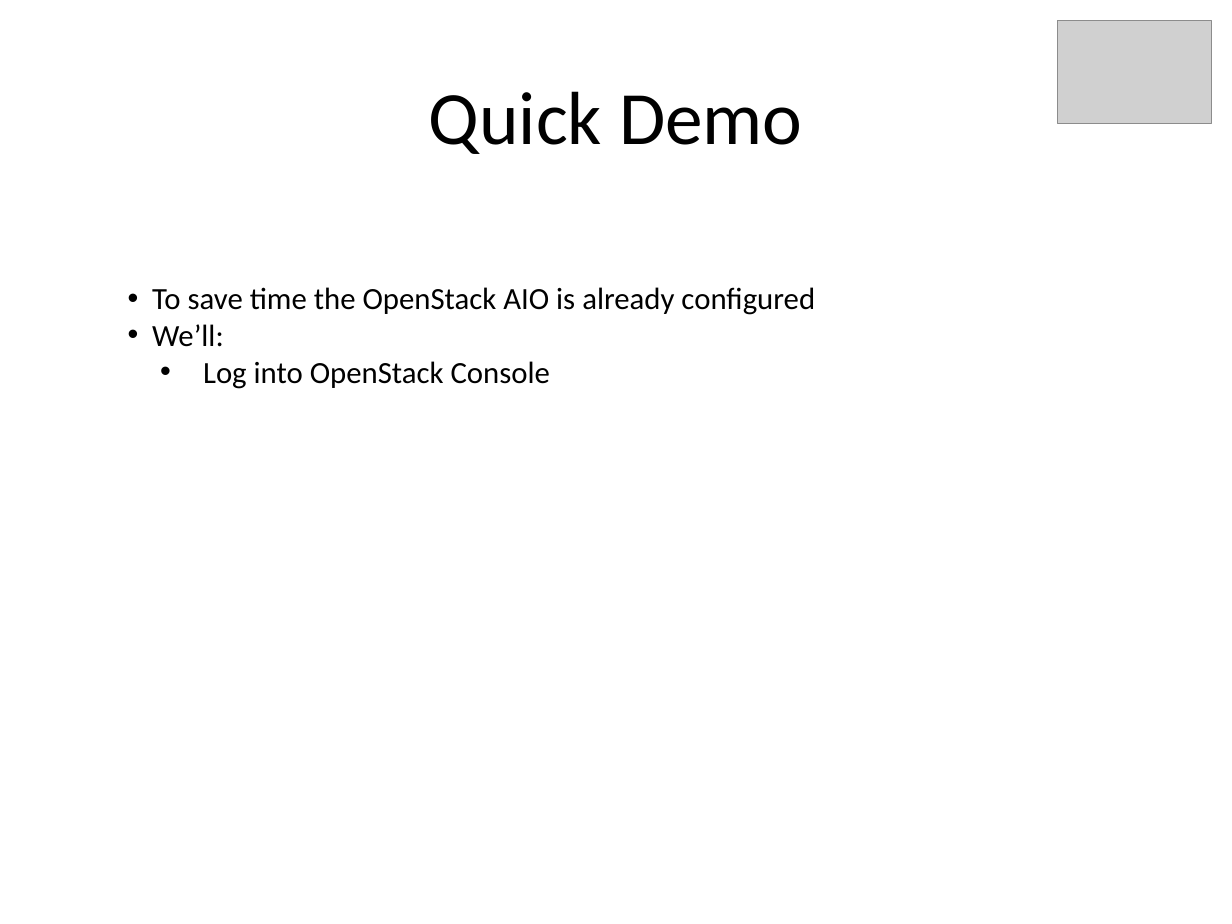
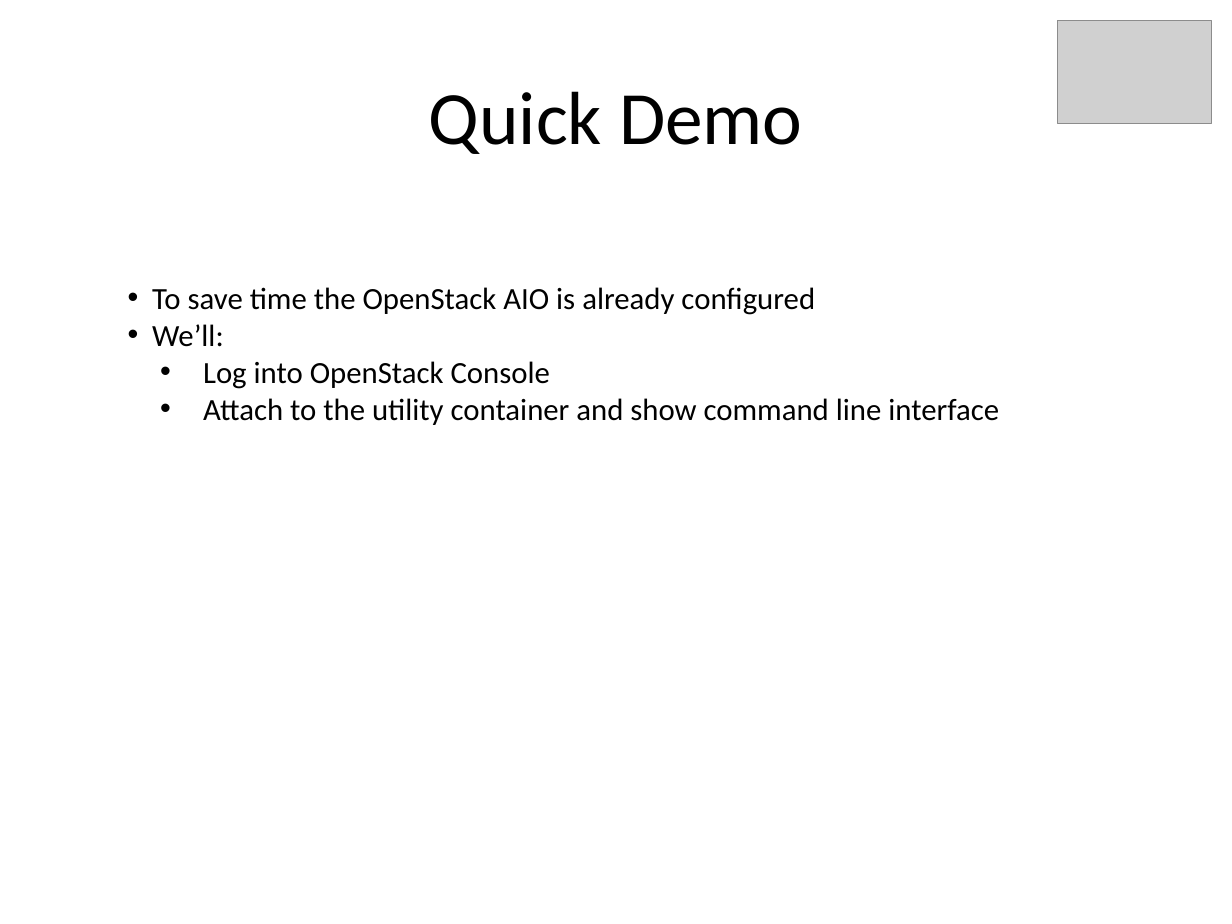
Before and after one commit to kskalvar/openstack-aio-aws, a slide deck: slide 7 of docs/OpenStack-Ansible-AIO-on-AWS-Presentation.pptx. Drawn at 1232x924 pixels with LibreOffice and Linux fonts; fonts in the diff are those of the drawing; grey boxes stand for pictures. Boxes give left, top, right and bottom in pixels: in the first picture for what was removed or moved away, otherwise in the second. Text is boxed around its words. In the diff, an @@ line names an element or a change of style, - is before the commit and + after.

```diff
--- a/docs/OpenStack-Ansible-AIO-on-AWS-Presentation.pptx
+++ b/docs/OpenStack-Ansible-AIO-on-AWS-Presentation.pptx
@@ text at [203,398,999,425]: paragraph added @@
+  • Attach to the utility container and show command line interface
```
Also in this commit, not shown: 6 other slides changed, 1 other file.
